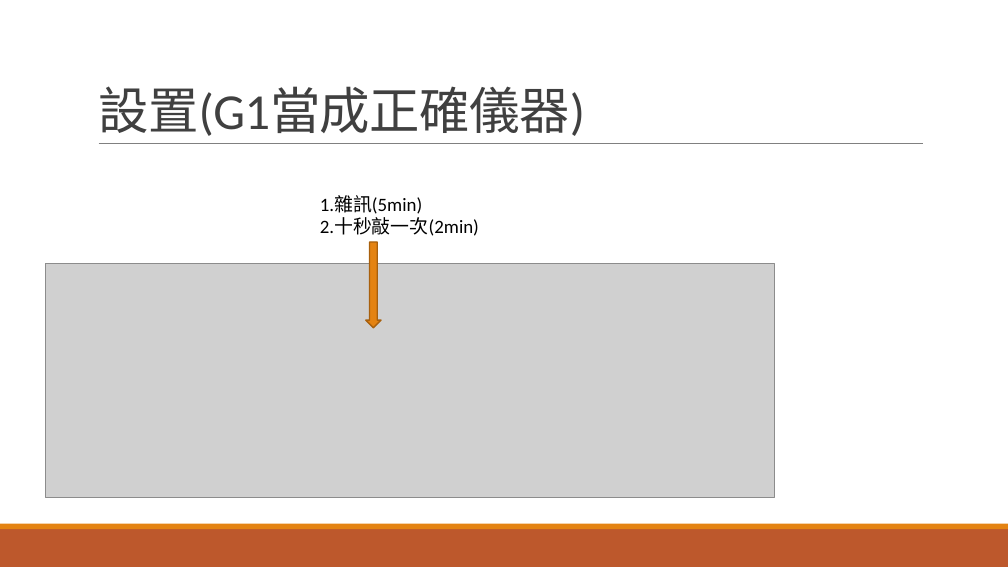
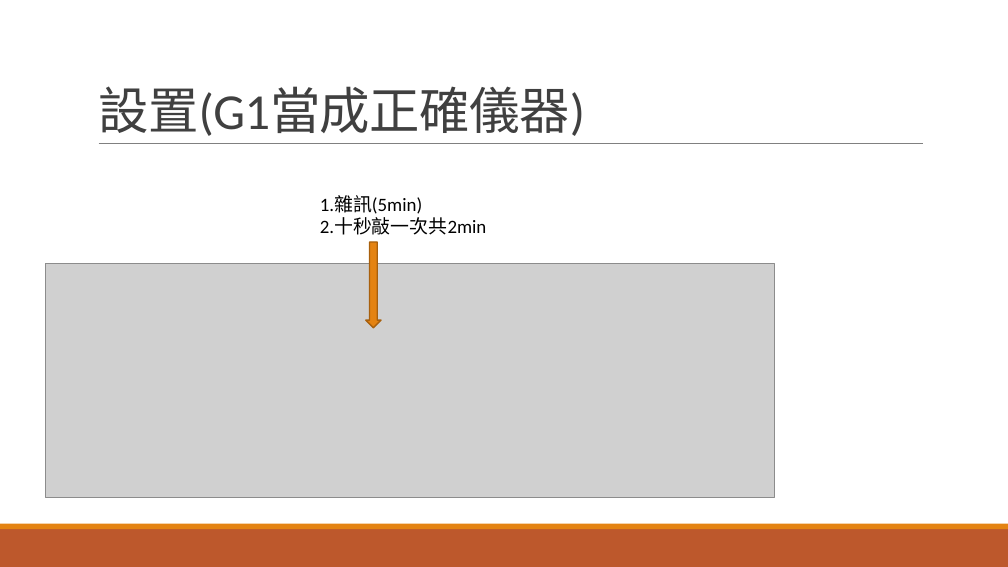
Before and after one commit to r889165/BackUpThesis, a slide deck: slide 22 of Geophone_Calibration/地聲儀求參數.pptx (slide 19 before the commit). Drawn at 1008x567 pixels with LibreOffice and Linux fonts; fonts in the diff are those of the drawing; grey boxes stand for pictures. Boxes give left, top, right and bottom in pixels: in the first picture for what was removed or moved away, otherwise in the second. Text is boxed around its words. In the diff, an @@ line names an element or a change of style, - is before the commit and + after.

```diff
--- a/Geophone_Calibration/地聲儀求參數.pptx
+++ b/Geophone_Calibration/地聲儀求參數.pptx
@@ text at (320, 218, 487, 235): text changed @@
-2.十秒敲一次(2min)
+2.十秒敲一次共2min
```
Also in this commit, not shown: 4 other slides changed, 10 slides added, 4 slides removed, 21 other files.
